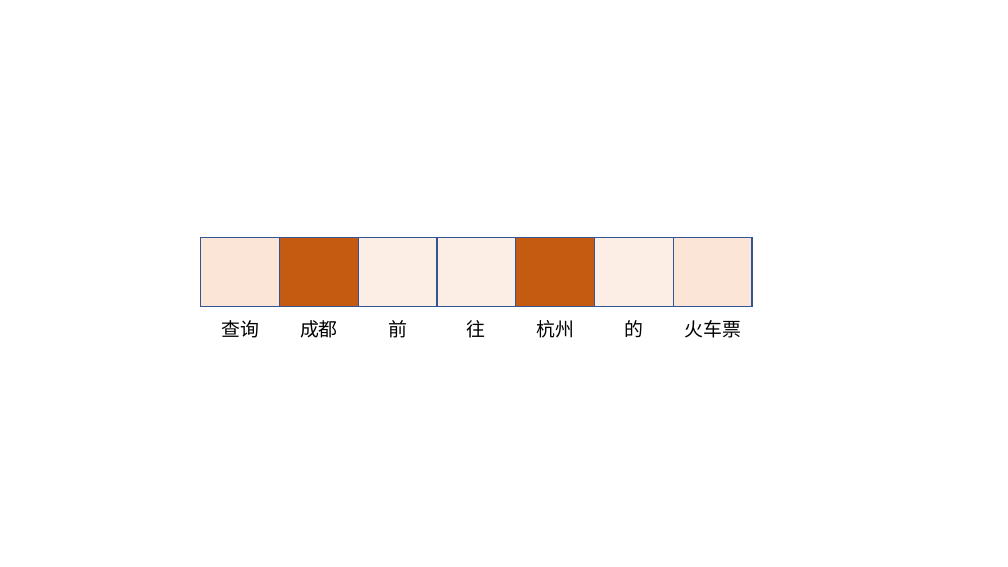
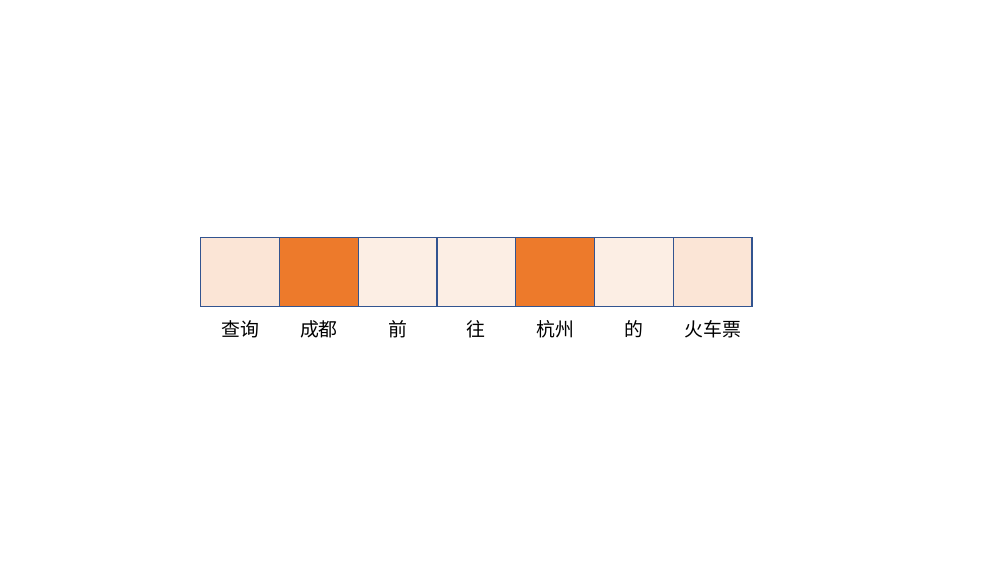
Before and after one commit to weixiao2333/zjuthesis-mphil, a slide deck: slide 29 of 论文图.pptx. Drawn at 1008x567 pixels with LibreOffice and Linux fonts; fonts in the diff are those of the drawing. Boxes give left, top, right and bottom in pixels: in the first picture for what was removed or moved away, otherwise in the second. Text is boxed around its words. In the diff, an @@ line names an element or a change of style, - is before the commit and + after.

```diff
--- a/论文图.pptx
+++ b/论文图.pptx
@@ rectangle at [280,238,358,307]: fill #C55A11 to #ED7A2B @@
@@ rectangle at [516,238,594,307]: fill #C55A11 to #ED7A2B @@
```
Also in this commit, not shown: 7 other files.
